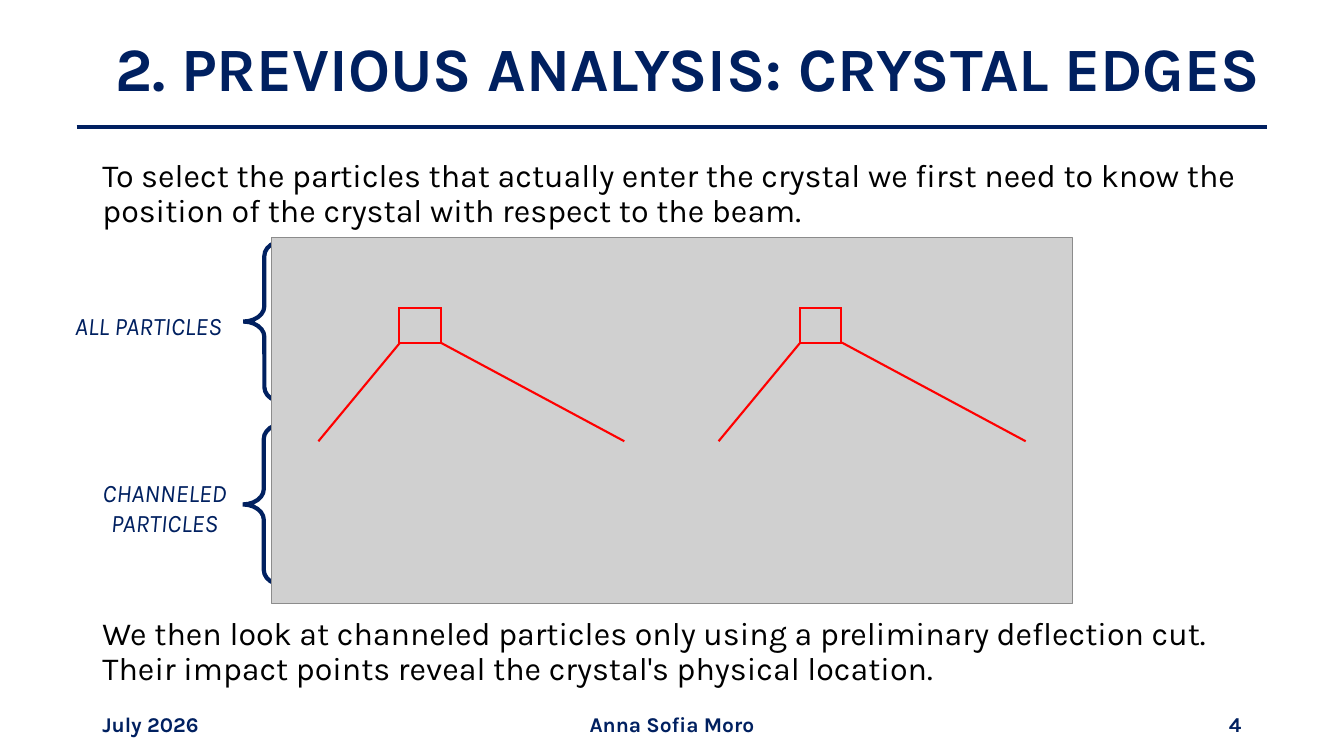
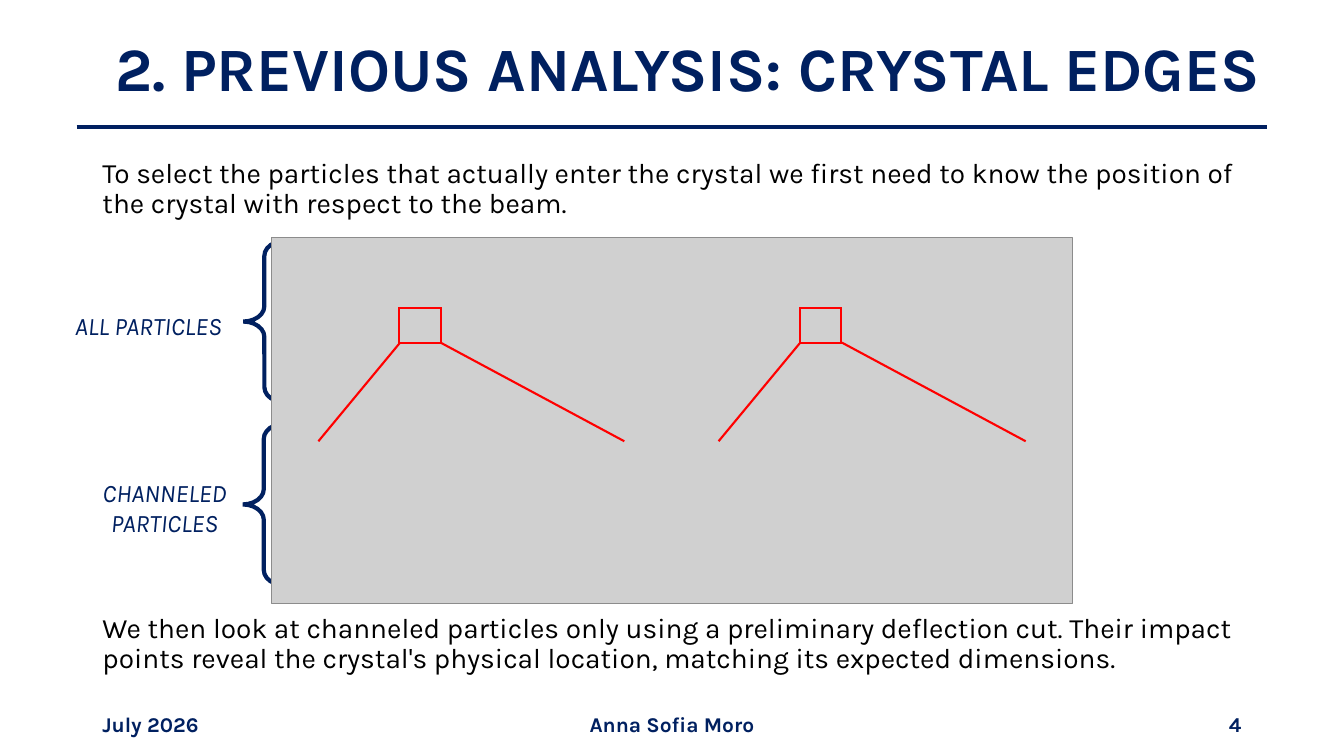
Before and after one commit to annaasofia/tesi, a slide deck: slide 4 of slides/week4.pptx. Drawn at 1344x756 pixels with LibreOffice and Linux fonts; fonts in the diff are those of the drawing; grey boxes stand for pictures. Boxes give left, top, right and bottom in pixels: in the first picture for what was removed or moved away, otherwise in the second. Text is boxed around its words. In the diff, an @@ line names an element or a change of style, - is before the commit and + after.

```diff
--- a/slides/week4.pptx
+++ b/slides/week4.pptx
@@ text at <box>102,163,1233,220</box>: size 23 to 20 pt in "To select the particles that actually enter ..." @@
@@ text at <box>102,618,1231,675</box>: text changed; size 23 to 20 pt @@
-We then look at channeled particles only using a preliminary deflection cut. Their impact points reveal the crystal's physical location.
+We then look at channeled particles only using a preliminary deflection cut. Their impact points reveal the crystal's physical location, matching its expected dimensions.
```
Also in this commit, not shown: 2 other slides changed, 2 other files.
